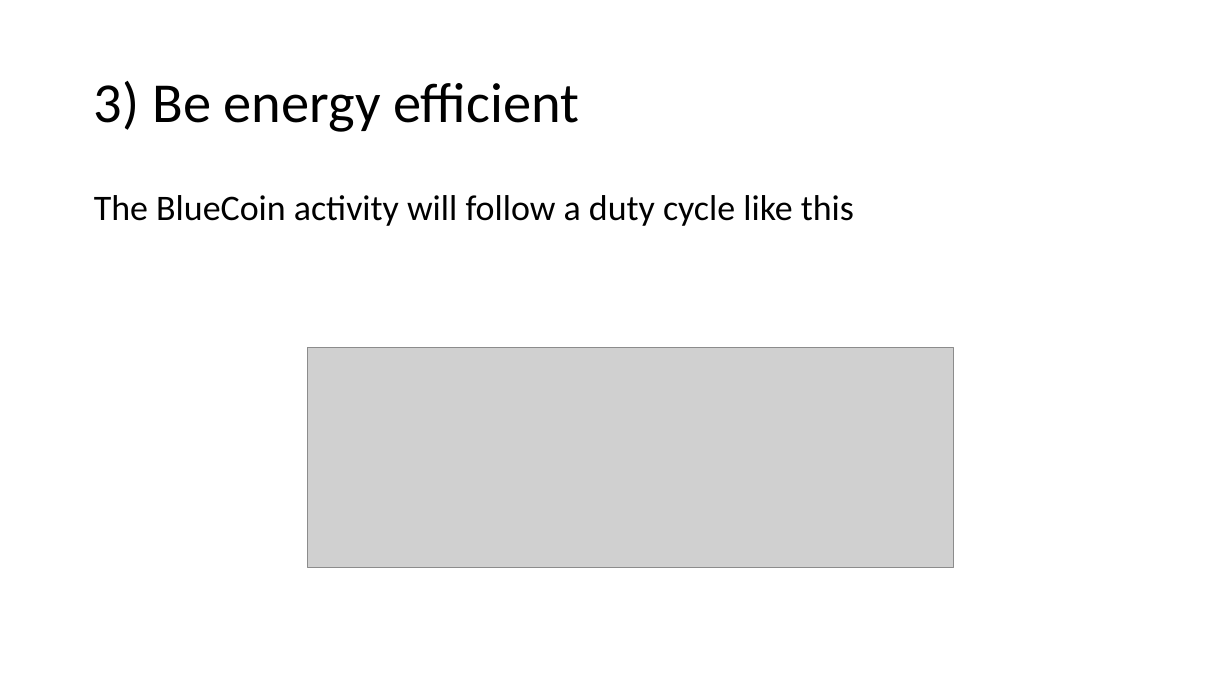
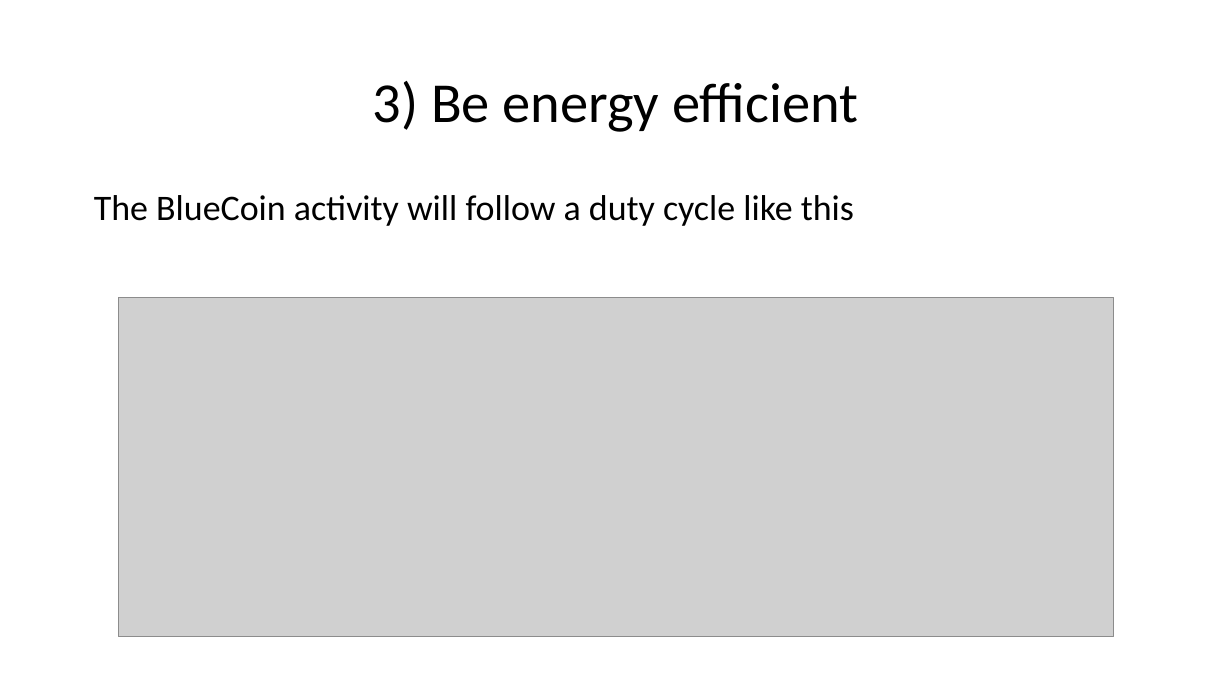
Before and after one commit to urzino/FanMonitoringBlueCoin, a slide deck: slide 7 of Pervasive_presentation_Milestone1_group8.pptx. Drawn at 1232x693 pixels with LibreOffice and Linux fonts; fonts in the diff are those of the drawing; grey boxes stand for pictures. Boxes give left, top, right and bottom in pixels: in the first picture for what was removed or moved away, otherwise in the second. Text is boxed around its words. In the diff, an @@ line names an element or a change of style, - is before the commit and + after.

```diff
--- a/Pervasive_presentation_Milestone1_group8.pptx
+++ b/Pervasive_presentation_Milestone1_group8.pptx
@@ title "3) Be energy efficient" at [373,81,858,132]: alignment left to centre @@
@@ picture: place and size @@
-picture at [308,348,954,568]
+picture at [118,298,1115,638]
```
Also in this commit, not shown: 8 other slides changed.
